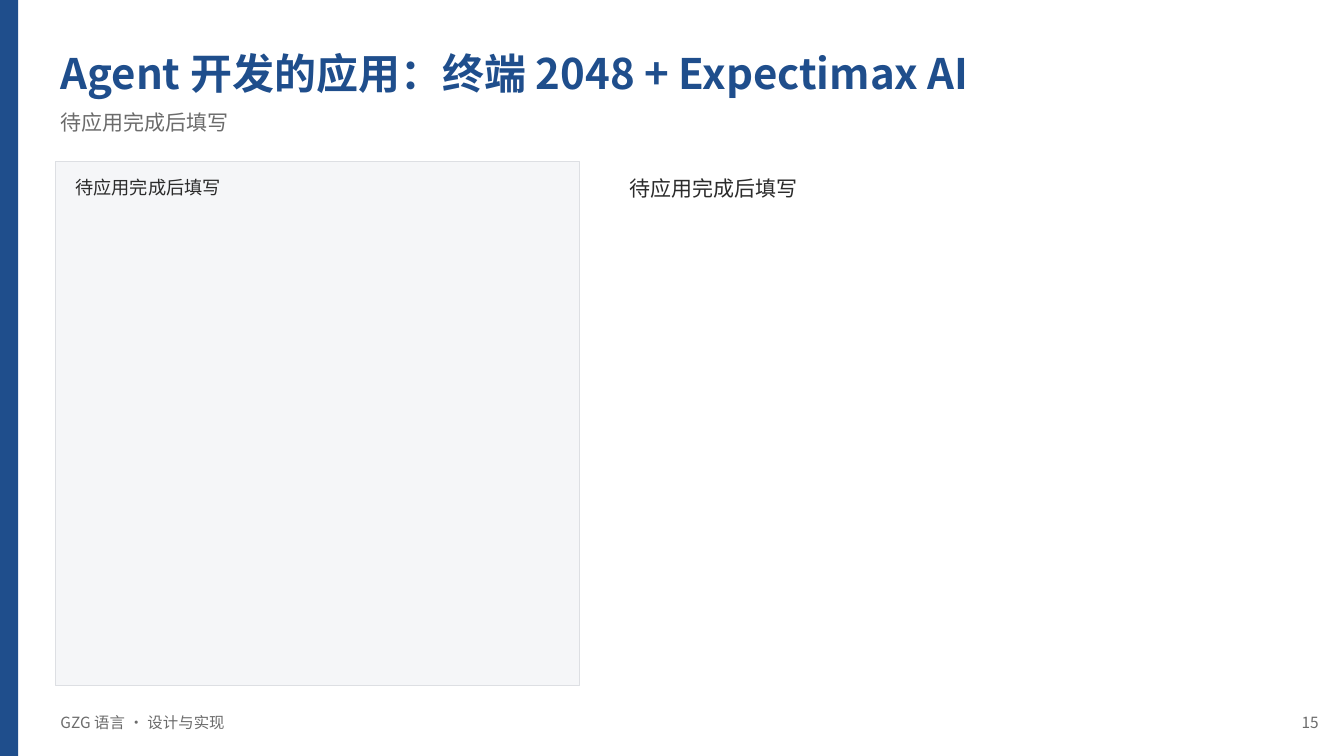
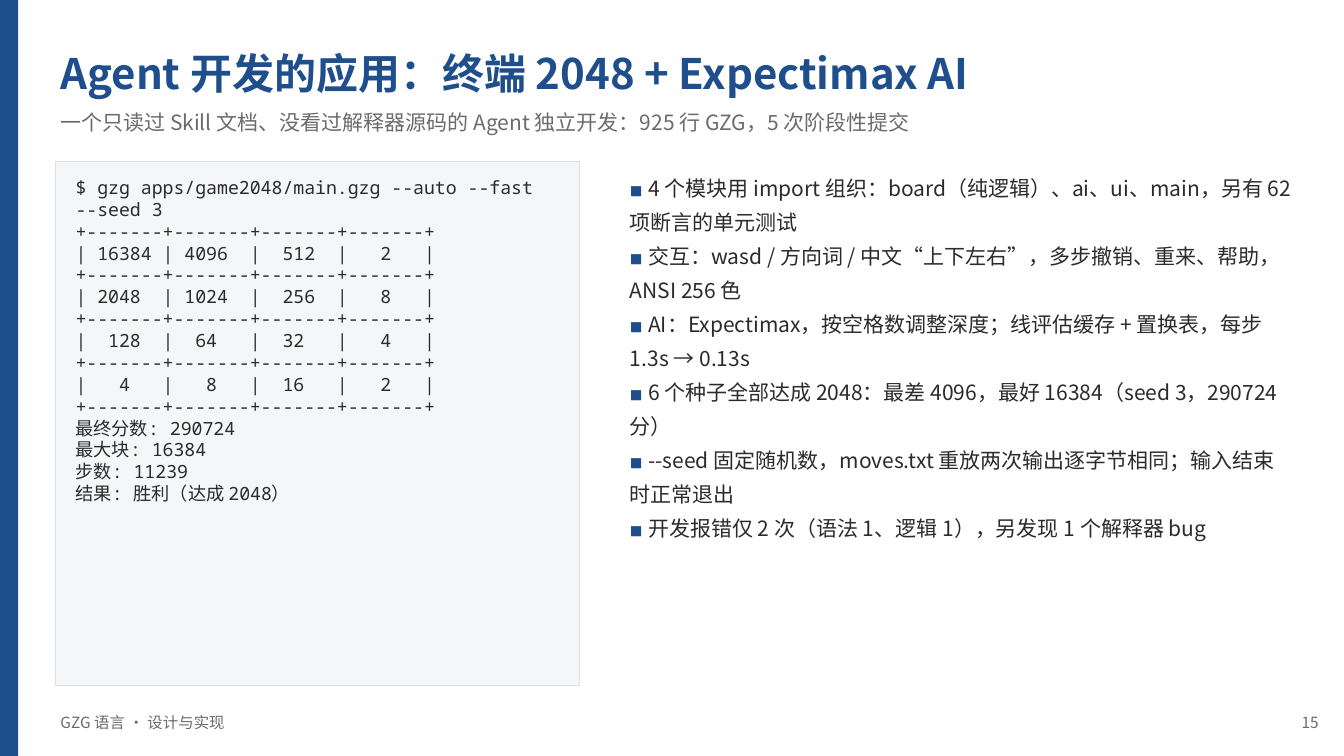
Before and after one commit to Lazyy-star/gzg-lang, a slide deck: slide 15 of docs/GZG语言介绍.pptx. Drawn at 1344x756 pixels with LibreOffice and Linux fonts; fonts in the diff are those of the drawing. Boxes give left, top, right and bottom in pixels: in the first picture for what was removed or moved away, otherwise in the second. Text is boxed around its words. In the diff, an @@ line names an element or a change of style, - is before the commit and + after.

```diff
--- a/docs/GZG语言介绍.pptx
+++ b/docs/GZG语言介绍.pptx
@@ text at bbox=[60, 112, 910, 135]: text changed @@
-待应用完成后填写
+一个只读过 Skill 文档、没看过解释器源码的 Agent 独立开发：925 行 GZG，5 次阶段性提交
@@ text at bbox=[76, 180, 533, 502]: text changed @@
-待应用完成后填写
+$ gzg apps/game2048/main.gzg --auto --fast --seed 3
++-------+-------+-------+-------+
+| 16384 | 4096 | 512 | 2 |
++-------+-------+-------+-------+
+| 2048 | 1024 | 256 | 8 |
++-------+-------+-------+-------+
+| 128 | 64 | 32 | 4 |
++-------+-------+-------+-------+
+| 4 | 8 | 16 | 2 |
++-------+-------+-------+-------+
+最终分数: 290724
+最大块: 16384
+步数: 11239
+结果: 胜利（达成 2048）
@@ text at bbox=[630, 212, 1281, 541]: text changed @@
-待应用完成后填写
+■ 4 个模块用 import 组织：board（纯逻辑）、ai、ui、main，另有 62 项断言的单元测试
+■ 交互：wasd / 方向词 / 中文“上下左右”，多步撤销、重来、帮助，ANSI 256 色
+■ AI：Expectimax，按空格数调整深度；线评估缓存 + 置换表，每步 1.3s → 0.13s
+■ 6 个种子全部达成 2048：最差 4096，最好 16384（seed 3，290724 分）
+■ --seed 固定随机数，moves.txt 重放两次输出逐字节相同；输入结束时正常退出
+■ 开发报错仅 2 次（语法 1、逻辑 1），另发现 1 个解释器 bug
```
Also in this commit, not shown: 11 other slides changed, 3 other files.
